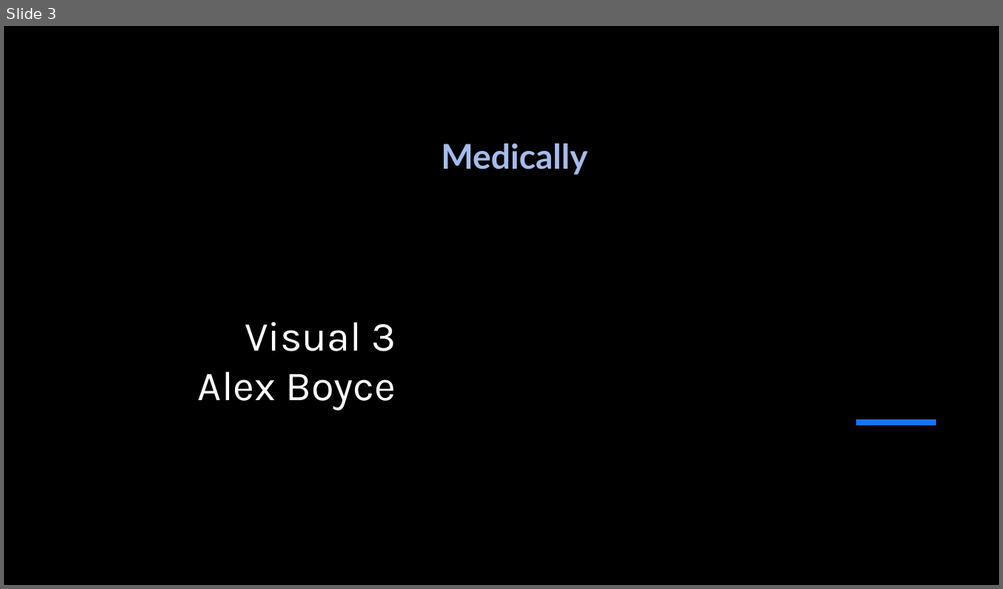
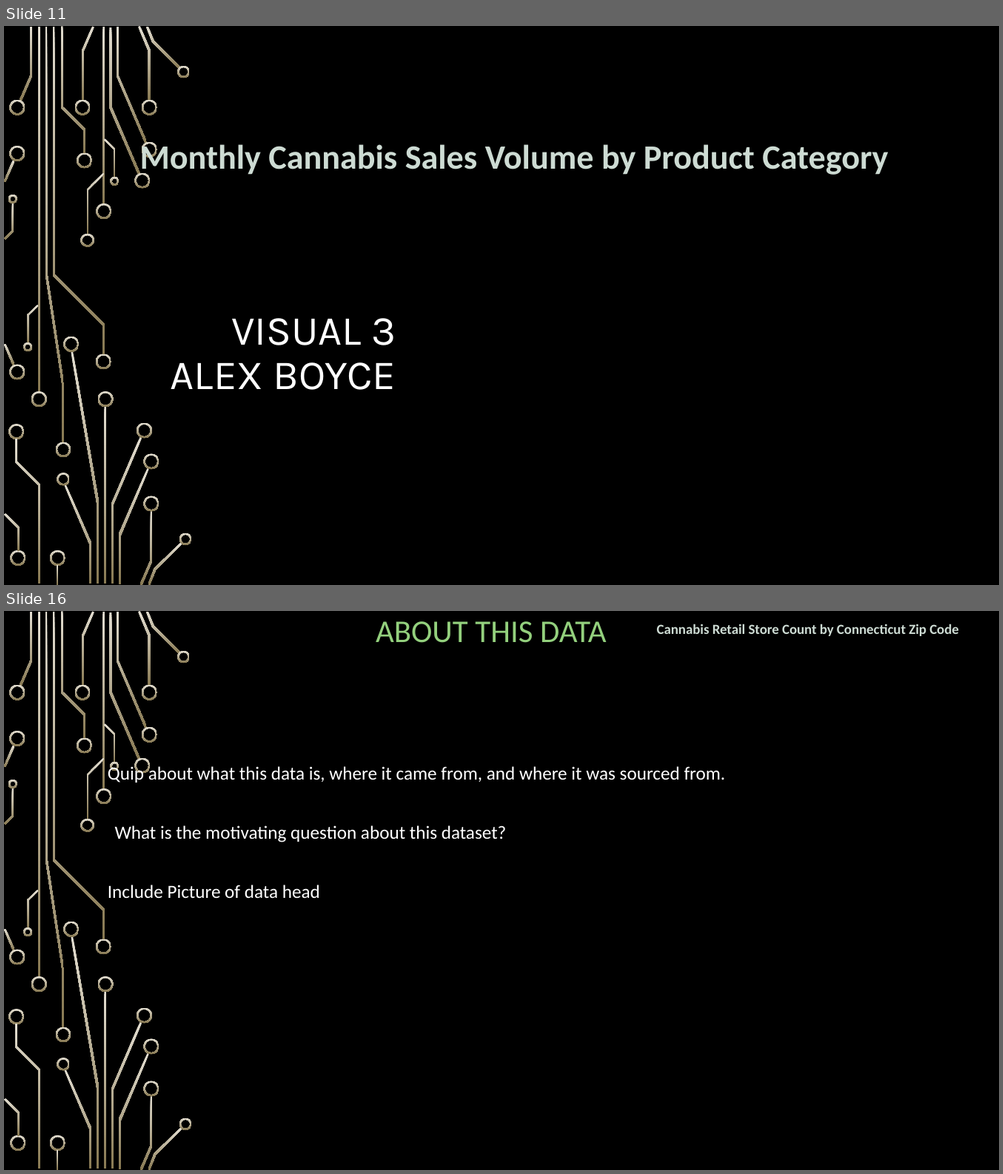
Before and after one commit to nood-leog/CS445-Group, a slide deck: Final Presentation Slides.pptx. Shown one above the other, each under a label of ours: slide 3 before the commit, slides 11 and 16 after it; the slides between them are not shown. The pictures are 1003x589 and 1003x1174 pixels, drawn with LibreOffice and Linux fonts; fonts in the diff are those of the drawing; background and template pictures are left out. Boxes give left, top, right and bottom in pixels: in the first picture for what was removed or moved away, otherwise in the second. Text is boxed around its words. In the diff, an @@ line names an element or a change of style, - is before the commit and + after.

```diff
--- a/Final Presentation Slides.pptx
+++ b/Final Presentation Slides.pptx
@@ slide 16 added at (4,611,999,1170), background picture (left out); not listed: 54 template elements that a slide beside it also shows @@
@@ title added at (375,621,606,643), 30.6 pt, text #93D07D @@
+ABOUT THIS DATA
@@ text added at (657,624,959,636), 13.5 pt, text #CDDBD3, bold @@
+Cannabis Retail Store Count by Connecticut Zip Code
@@ text added at (108,764,726,783), 18 pt, text #FFFFFF @@
+Quip about what this data is, where it came from, and where it was sourced from.
@@ text added at (115,826,506,843), 18 pt, text #FFFFFF @@
+What is the motivating question about this dataset?
@@ text added at (108,885,320,899), 18 pt, text #FFFFFF @@
+Include Picture of data head
@@ what was slide 3 is now slide 11 @@
@@ slide 11 changed as well @@
@@ rectangle removed at (301,26,999,585) @@
@@ text at (140,140,888,177): text changed; font Lato to Calibri; text colour #A5BCEB to #CDDBD3 @@
-Medically
+Monthly Cannabis Sales Volume by Product Category
@@ title at (170,318,396,390): text changed @@
-Visual 3
-Alex Boyce
+VISUAL 3
+ALEX BOYCE
@@ line removed from (856, 423) to (936, 423) @@
@@ group added at (4,26,192,585): 50 freeform shapes, 4 rectangles @@
```
Also in this commit, not shown: 21 other slides changed, 15 other slides added.
